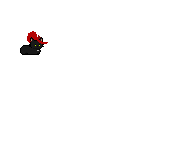
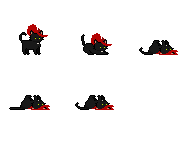
Layers edited between the first and the second 192 x 165 image:
added group "Playing" with 2 layers above "Loafing" over [9, 24, 178, 110]
added layer "Layer 12" in group "Playing" over [9, 95, 114, 110]
added layer "Layer 11" in group "Playing" over [19, 24, 178, 55]
hid group "Loafing" (1 layers) over [20, 27, 48, 55]
